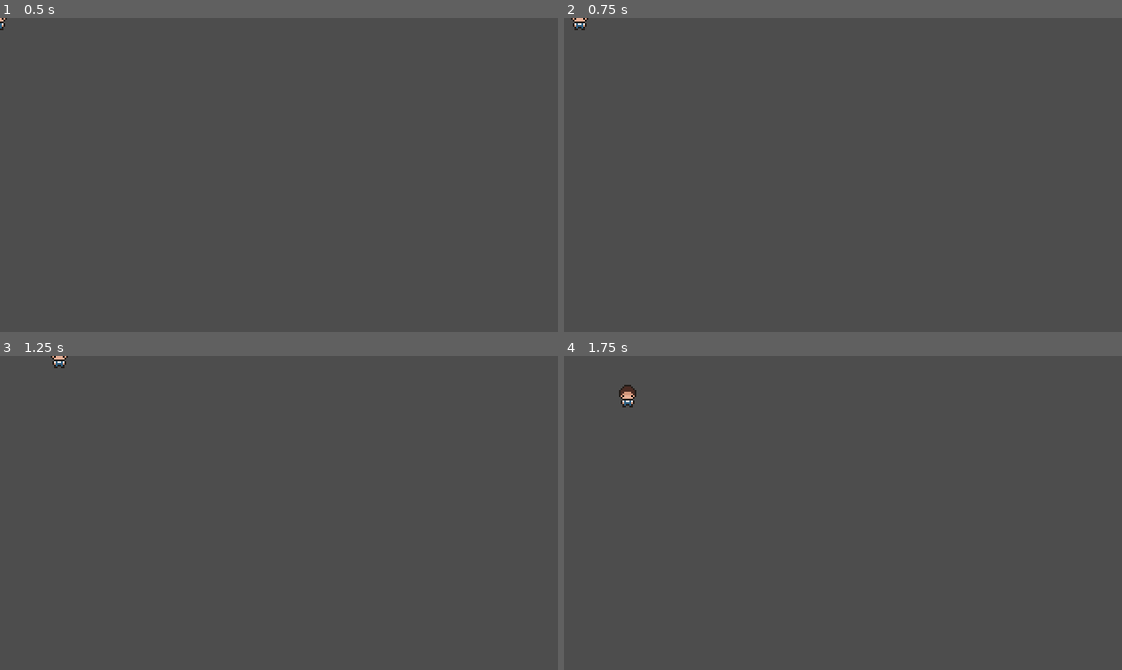
Above: before the commit, frames 1-4 (two rows, left to right).
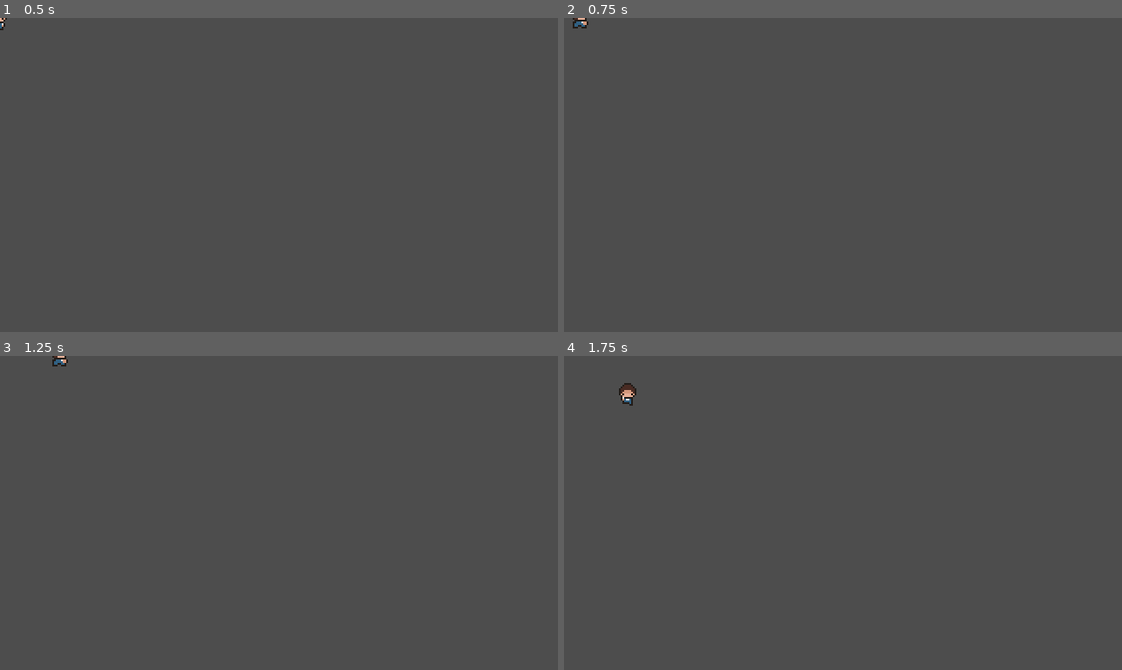
Above: after the commit, the same moments.

Repository: marjangoglani/DevWorm-Farming-Game-Tutorial
Game: Godot game, scene res://player.tscn
Same seed, same stepped clock (60 frames per second), same inputs: the game is played once before the commit and once after it. The project has no main scene, so this scene is started directly.
Inputs:
- Up to frame 1 (0.5 s): no input
- Up to frame 2 (0.75 s): tap Enter at 0.5 s; hold D (walk_right) from 0.53 s (still down)
- Up to frame 3 (1.25 s): keep holding D (walk_right)
- Up to frame 4 (1.75 s): release D (walk_right) at 1.28 s; hold S (walk_down) from 1.28 s (still down)

Frame 1 is identical in both runs. In frame 2, less than 0.1% of the frame differs, in the area x 1-5%, y 0-4%; in frame 3, less than 0.1%; in frame 4, 0.1%, in the area x 9-13%, y 8-17%.

Commit message:
player animation and movement complete
So happy I got this done. It's done differently than the tutorial because I learned a better way of doing this from a precious tutorial :')

Diff:
--- a/player.gd
+++ b/player.gd
@@ -6,3 +6,20 @@
 	var direction = Input.get_vector("walk_left", "walk_right", "walk_up", "walk_down")
 	velocity = direction * speed
 	move_and_slide()
+	animation_player()
+
+func animation_player():
+	# velocity[0] = x
+	# velocity[1] = y
+	if velocity[0] == 0.0 && velocity[1] == 0.0: # idle
+		%AnimatedSprite2D.play("idle")
+	if velocity[0] > 0.0: # walking right
+		%AnimatedSprite2D.play("sidewalk")
+		%AnimatedSprite2D.flip_h = true
+	if velocity[0] < 0.0: # walking left
+		%AnimatedSprite2D.play("sidewalk")
+		%AnimatedSprite2D.flip_h = false
+	if velocity[1] > 0.0: # walking down
+		%AnimatedSprite2D.play("downwalk")
+	if velocity[1] < 0.0: # walking up
+		%AnimatedSprite2D.play("upwalk")
--- a/player.tscn
+++ b/player.tscn
@@ -100,10 +100,10 @@
 script = ExtResource("1_cvvxd")
 
 [node name="AnimatedSprite2D" type="AnimatedSprite2D" parent="."]
+unique_name_in_owner = true
 texture_filter = 1
 position = Vector2(-1, 0)
 sprite_frames = SubResource("SpriteFrames_ogc6y")
-animation = &"idle"
-frame_progress = 0.179693
+animation = &"upwalk"
 
 [node name="CollisionShape2D" type="CollisionShape2D" parent="."]
